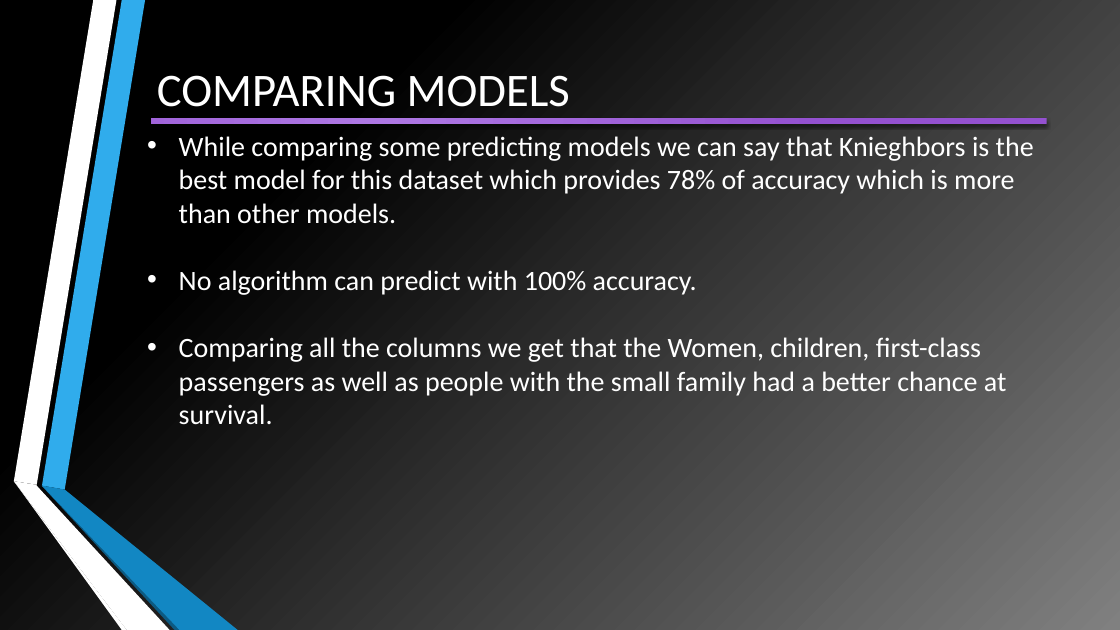
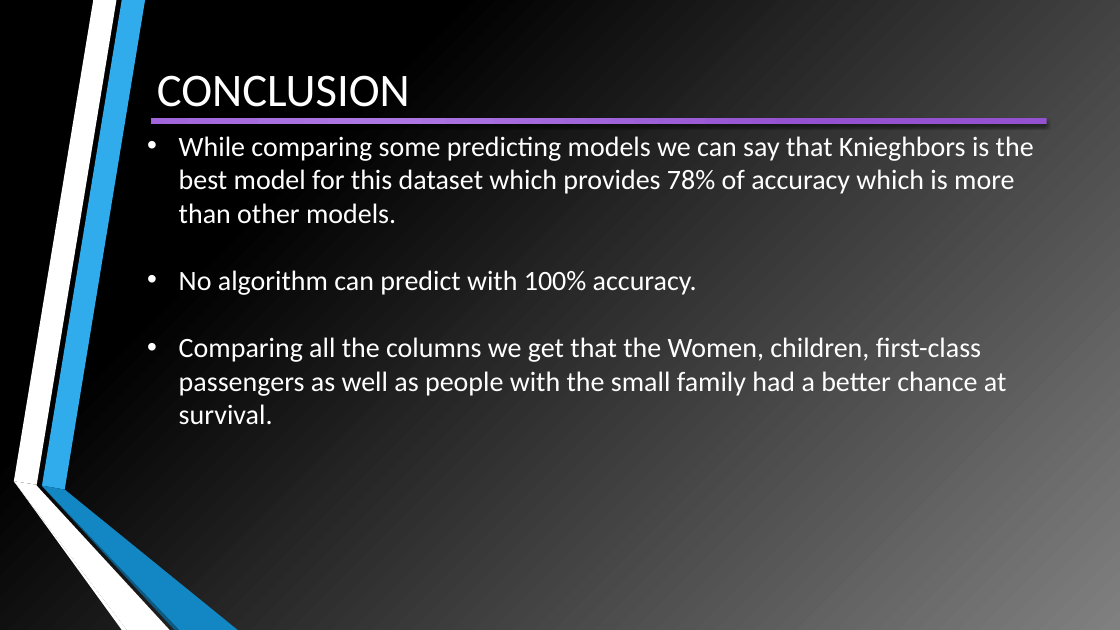
Before and after one commit to VirendraVerma-Viru/Titanic-Project-ML, a slide deck: slide 21 of TITANIC SURVIVOR PREDICTION.pptx. Drawn at 1120x630 pixels with LibreOffice and Linux fonts; fonts in the diff are those of the drawing. Boxes give left, top, right and bottom in pixels: in the first picture for what was removed or moved away, otherwise in the second. Text is boxed around its words. In the diff, an @@ line names an element or a change of style, - is before the commit and + after.

Commit message:
update

```diff
--- a/TITANIC SURVIVOR PREDICTION.pptx
+++ b/TITANIC SURVIVOR PREDICTION.pptx
@@ title at [157, 75, 410, 107]: text changed @@
-COMPARING MODELS
+CONCLUSION
```
